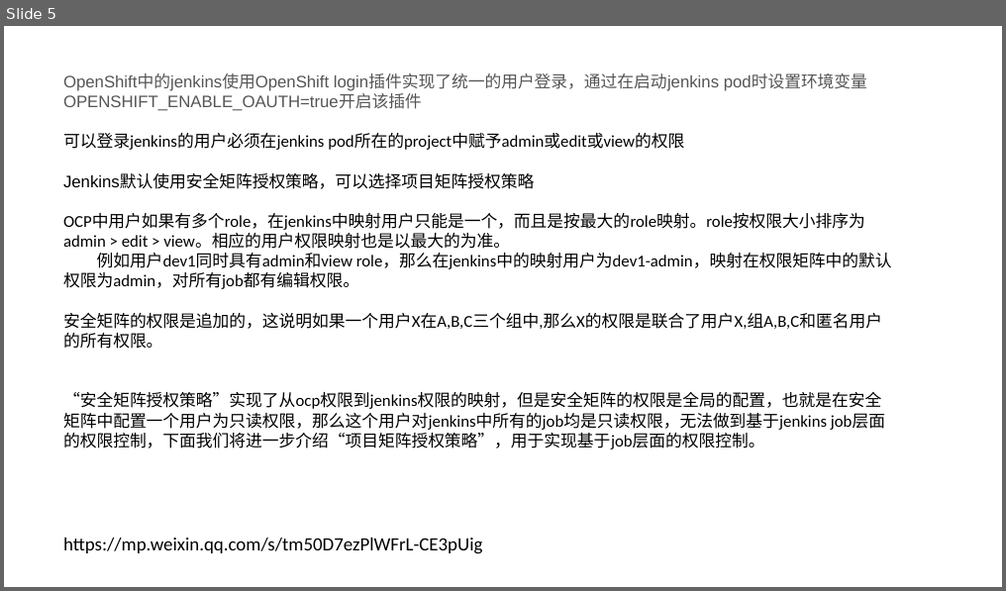
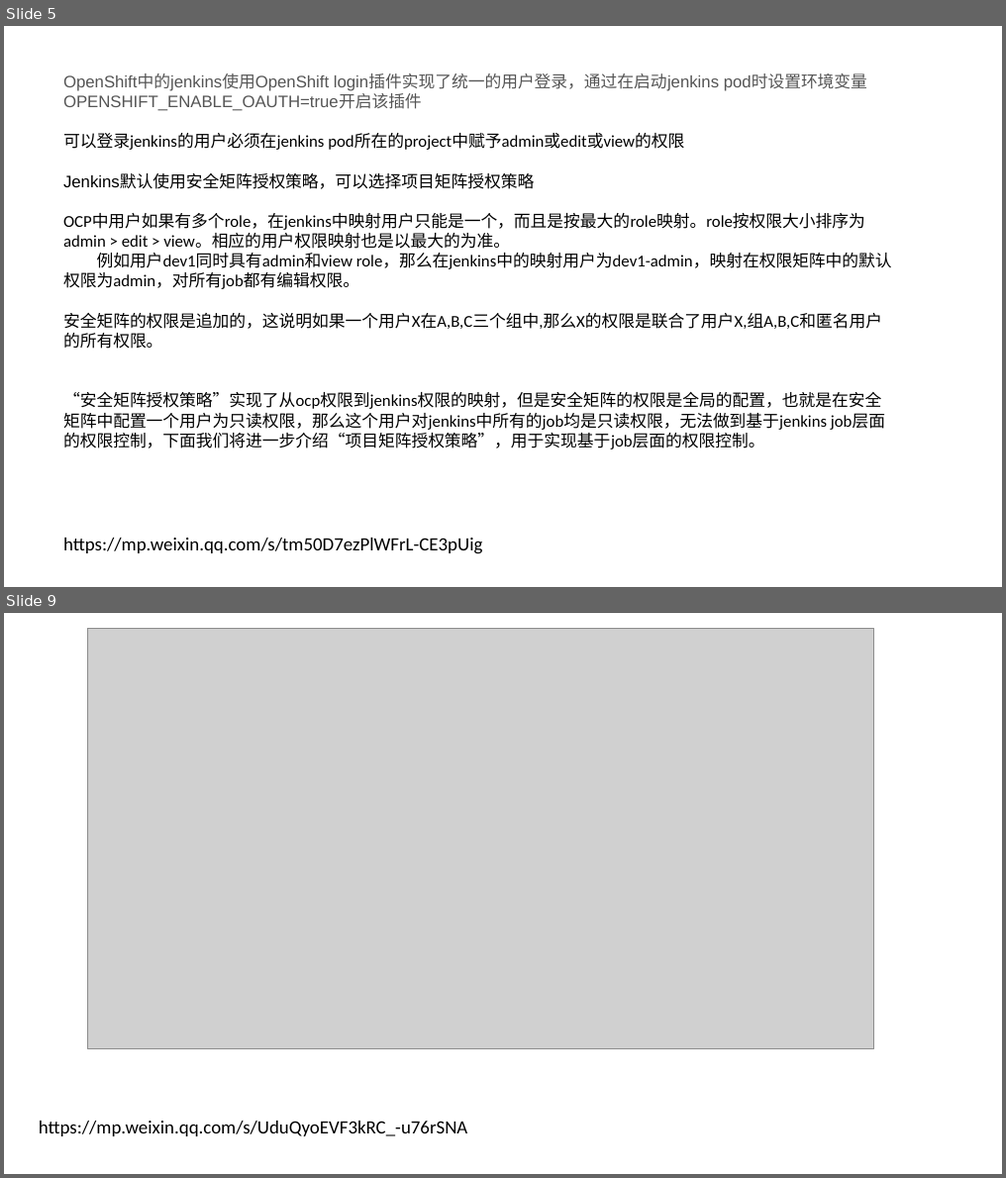
Before and after one commit to majorinche/jiagou, a slide deck: 201903.pptx. Shown one above the other, each under a label of ours: slide 5 before the commit, slides 5 and 9 after it; the slides between them are not shown. The pictures are 1006x591 and 1006x1178 pixels, drawn with LibreOffice and Linux fonts; fonts in the diff are those of the drawing; grey boxes stand for pictures. Boxes give left, top, right and bottom in pixels: in the first picture for what was removed or moved away, otherwise in the second. Text is boxed around its words. In the diff, an @@ line names an element or a change of style, - is before the commit and + after.

```diff
--- a/201903.pptx
+++ b/201903.pptx
@@ slide 9 added at box(4, 613, 1002, 1174), background #FFFFFF @@
@@ picture added at box(87, 629, 874, 1050) @@
@@ text added at box(39, 1121, 468, 1137), 18 pt, text #000000 @@
+https://mp.weixin.qq.com/s/UduQyoEVF3kRC_-u76rSNA
```
Also in this commit, not shown: 3 other slides added, 1 slide removed.
